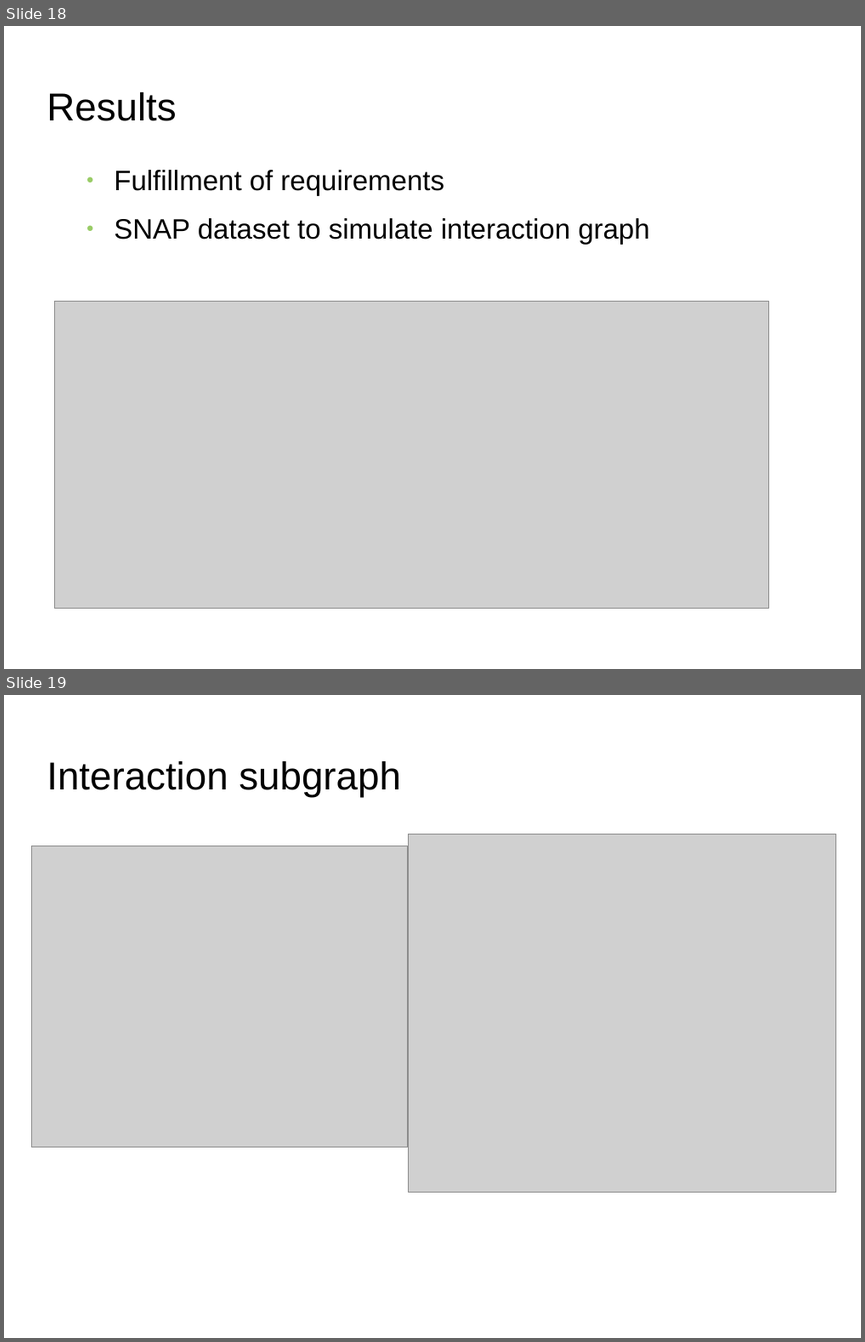
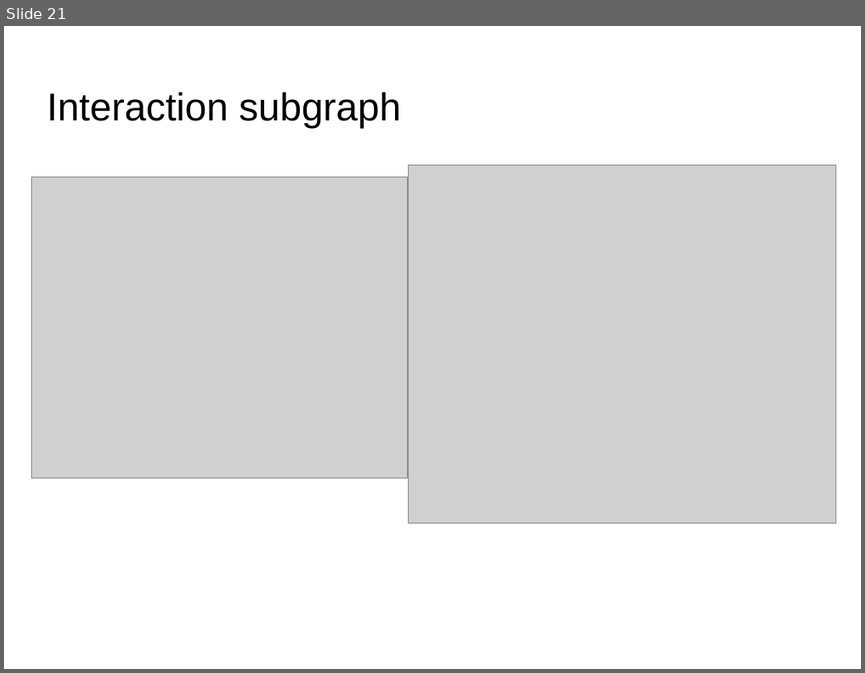
Before and after one commit to s2-t2/blockchain_reputation_system, a slide deck: documents/Presentation/Presentation.odp. Shown one above the other, each under a label of ours: slides 18 and 19 before the commit, slide 21 after it. The pictures are 865x1342 and 865x673 pixels, drawn with LibreOffice and Linux fonts; fonts in the diff are those of the drawing; grey boxes stand for pictures; background and template pictures are left out. Boxes give left, top, right and bottom in pixels: in the first picture for what was removed or moved away, otherwise in the second. Text is boxed around its words. In the diff, an @@ line names an element or a change of style, - is before the commit and + after.

```diff
--- a/documents/Presentation/Presentation.odp
+++ b/documents/Presentation/Presentation.odp
@@ slide 18 removed at (4, 26, 861, 669), background picture (left out) @@
@@ title removed at (46, 92, 176, 121) @@
-Results
@@ text removed at (114, 170, 649, 244) @@
-● Fulfillment of requirements
-● SNAP dataset to simulate interaction graph
@@ picture removed at (55, 301, 769, 607) @@
@@ what was slide 19 is now slide 21 @@
```
Also in this commit, not shown: 7 slides changed, 8 slides added, 5 other slides removed, 8 other files.
